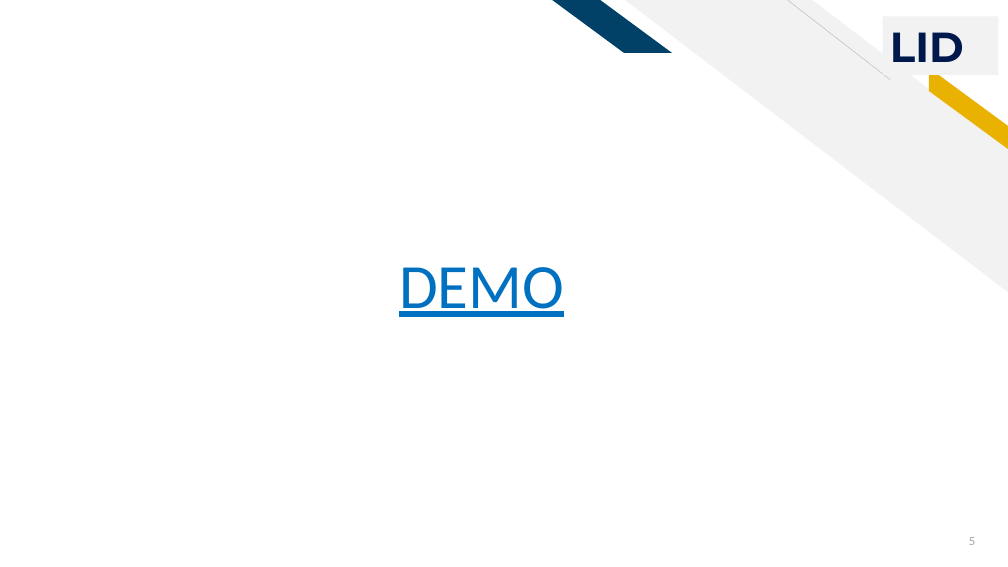
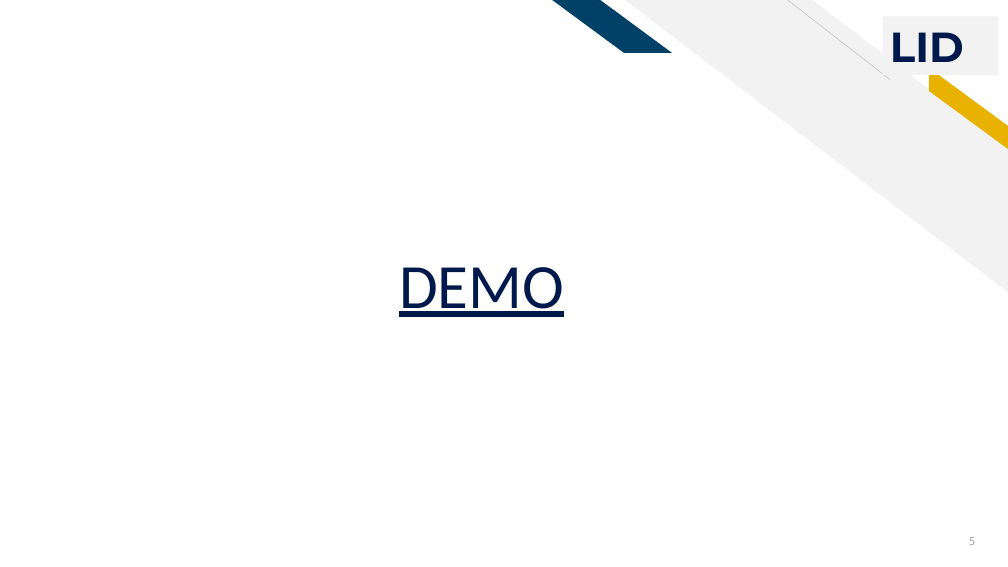
Before and after one commit to louiseanacosta/FIXED.Workshop4, a slide deck: slide 5 of TEAMLID_Presentation.pptx. Drawn at 1008x567 pixels with LibreOffice and Linux fonts; fonts in the diff are those of the drawing. Boxes give left, top, right and bottom in pixels: in the first picture for what was removed or moved away, otherwise in the second. Text is boxed around its words. In the diff, an @@ line names an element or a change of style, - is before the commit and + after.

```diff
--- a/TEAMLID_Presentation.pptx
+++ b/TEAMLID_Presentation.pptx
@@ text "DEMO" at (399, 267, 564, 317): text colour #0070C0 to #00194C @@
```
Also in this commit, not shown: 4 other slides changed, 1 other file.
